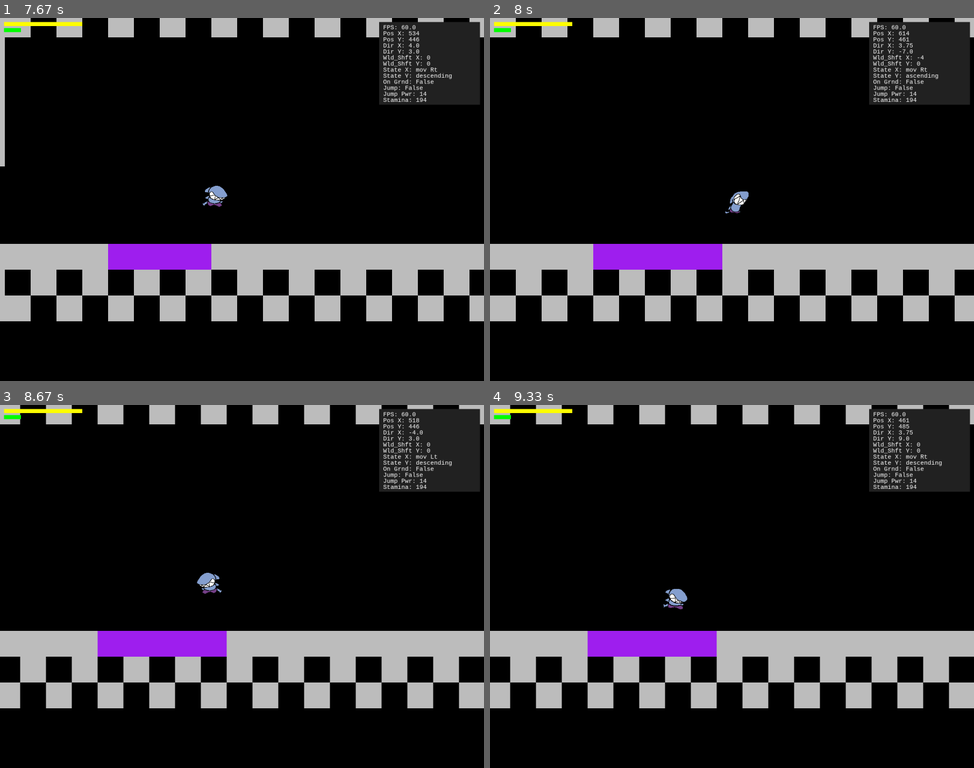
Above: before the commit, frames 1-4 (two rows, left to right).
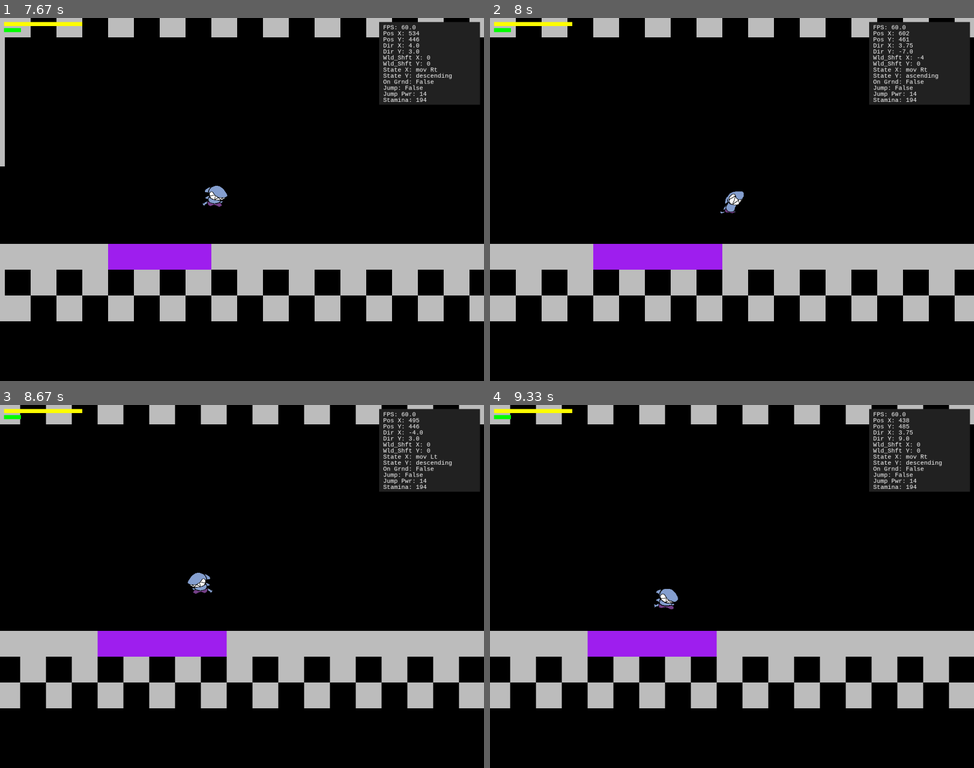
Above: after the commit, the same moments.

Repository: Ossifier/PygamePlatformerEngine
Game: pygame game, started from main.py
The game is run twice, just before and just after one commit, with the same random seed, the same clock (stepped at 60 frames per second) and the same inputs.
Inputs:
- Up to frame 1 (7.67 s): tap Space at 0.33, 0.73, 1.03, 1.23, 1.53, 1.73, 2.03, 2.3, 2.6, 2.73, 3.03, 3.4, 3.7, 3.9, 4.2, 4.4, 4.7, 4.9, 5.2, 5.47, 5.77, 5.9, 6.2, 6.57, 6.87, 7.07, 7.37, 7.57 s; hold Right 0.67-1.13 s; hold Right 1.17-1.63 s; hold Left 1.67-2.2 s; hold Left 2.23-2.63 s; hold Right 2.67-3.3 s; hold Left 3.33-3.8 s; hold Right 3.83-4.3 s; hold Right 4.33-4.8 s; hold Left 4.83-5.37 s; hold Left 5.4-5.8 s; hold Right 5.83-6.47 s; hold Left 6.5-6.97 s; hold Right 7-7.47 s; hold Right from 7.5 s (still down)
- Up to frame 2 (8 s): tap Space at 7.87 s; release Right at 7.97 s
- Up to frame 3 (8.67 s): hold Left 8-8.53 s; tap Space at 8.07, 8.37, 8.63 s; hold Left from 8.57 s (still down)
- Up to frame 4 (9.33 s): tap Space at 8.93, 9.07 s; release Left at 8.97 s; hold Right from 9 s (still down)

Frame 1 is identical in both runs. In frame 2, 0.2% of the frame differs, in the area x 47-87%, y 3-54%; in frame 3, 0.3%, in the area x 38-87%, y 3-52%; in frame 4, 0.3%.

Commit message:
Finished Refactor
Refactored target.speed -> target.move_speed.

Diff:
--- a/camera.py
+++ b/camera.py
@@ -45,13 +45,13 @@
 
         if target_center_x < screen_width * self.scroll_threshold_left and target_dir_x < 0:
             self.world_shift_x = -round(target_dir_x)
-            target.speed = 0
+            target.move_speed = 0
         elif target_center_x > screen_width * self.scroll_threshold_right and target_dir_x > 0:
             self.world_shift_x = -round(target_dir_x)
-            target.speed = 0
+            target.move_speed = 0
         else:
             self.world_shift_x = 0
-            target.speed = 1
+            target.move_speed = 1
 
     def scroll_y_follow(self, target):
         """NOTES: This function scrolls the screen horizontally as the target approaches the edge of a specified
